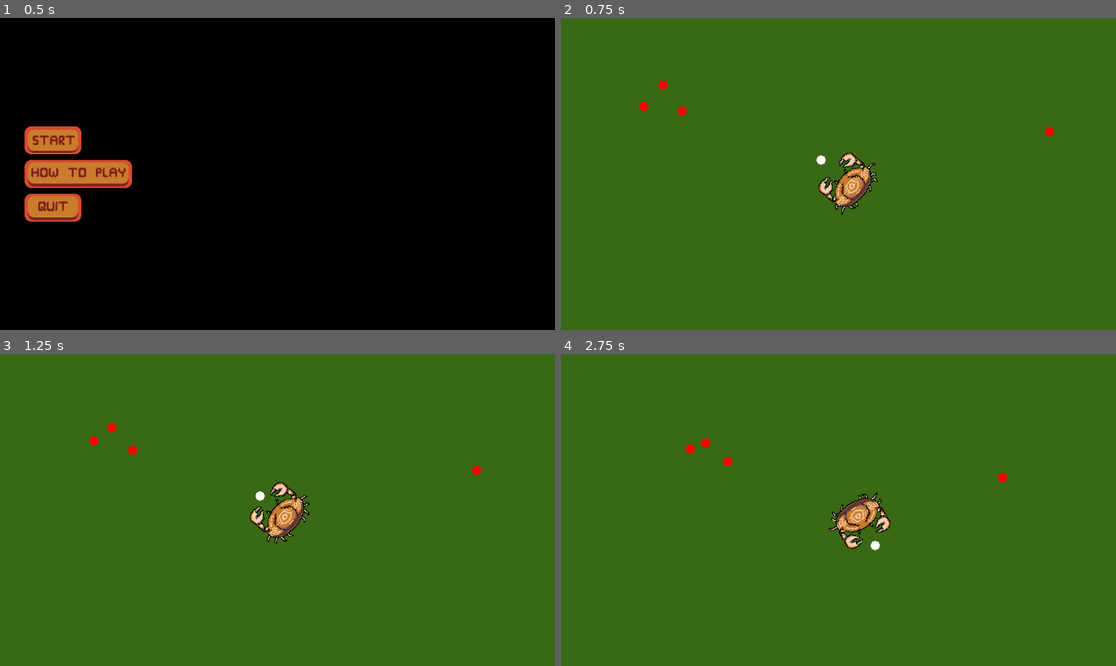
Above: before the commit, frames 1-4 (two rows, left to right).
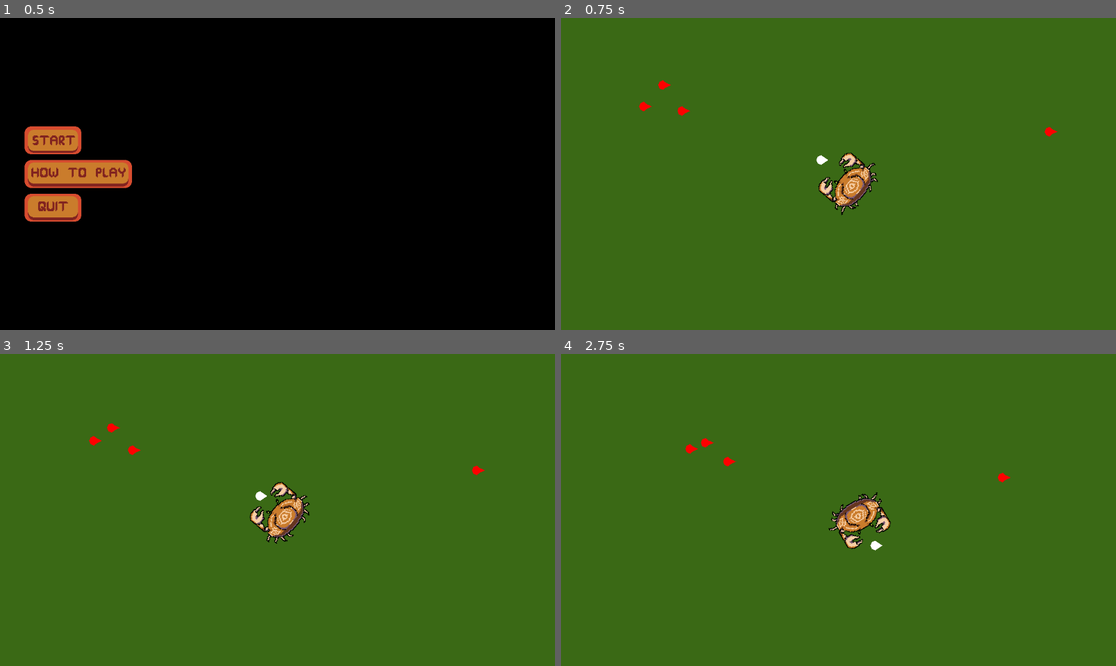
Above: after the commit, the same moments.

Repository: P-zee/UWRGJ-Team3
Game: Godot game, scene res://Menu/main_menu.tscn
Same seed, same stepped clock (60 frames per second), same inputs: the game is played once before the commit and once after it.
Inputs (mouse positions are in pixels of both pictures, inside the frame that each line leads up to):
- Up to frame 1 (0.5 s): no input
- Up to frame 2 (0.75 s): click (638, 139) at 0.5 s
- Up to frame 3 (1.25 s): no input
- Up to frame 4 (2.75 s): tap Enter (ui_accept) at 1.25, 1.52, 2.27 s; move the mouse to (960, 494) at 1.27 s; hold Right (ui_right) 1.28-2.03 s; move the mouse to (727, 525) at 2.02 s; hold Down (ui_down) from 2.03 s (still down)

Frame 1 is identical in both runs. In frame 2, less than 0.1% of the frame differs, in the area x 14-90%, y 20-47%; in frame 3, less than 0.1%; in frame 4, less than 0.1%, in the area x 23-81%, y 26-63%.

Commit message:
Change player and enemy shapes to show front dir

Diff:
--- a/Entities/Enemies/enemy.tscn
+++ b/Entities/Enemies/enemy.tscn
@@ -17,7 +17,7 @@
 
 [node name="Polygon2D" type="Polygon2D" parent="."]
 color = Color(1, 0, 0, 1)
-polygon = PackedVector2Array(0, -10, 7, -7, 10, 0, 7, 7, 0, 10, -7, 7, -10, 0, -7, -7)
+polygon = PackedVector2Array(0, -10, 6, -5, 17, 0, 6, 5, 0, 10, -7, 7, -10, 0, -7, -7)
 
 [node name="flock_sensor" type="Area2D" parent="."]
 monitorable = false
--- a/Entities/Player/player.tscn
+++ b/Entities/Player/player.tscn
@@ -16,7 +16,7 @@
 shape = SubResource("CircleShape2D_accjw")
 
 [node name="Polygon2D" type="Polygon2D" parent="."]
-polygon = PackedVector2Array(-10, 0, -7, -7, 0, -10, 7, -7, 10, 0, 7, 7, 0, 10, -7, 7)
+polygon = PackedVector2Array(-10, 0, -7, -7, 0, -10, 6, -6, 15, 0, 6, 6, 0, 10, -7, 7)
 
 [node name="Health" type="Node" parent="."]
 script = ExtResource("2_w8wwd")
